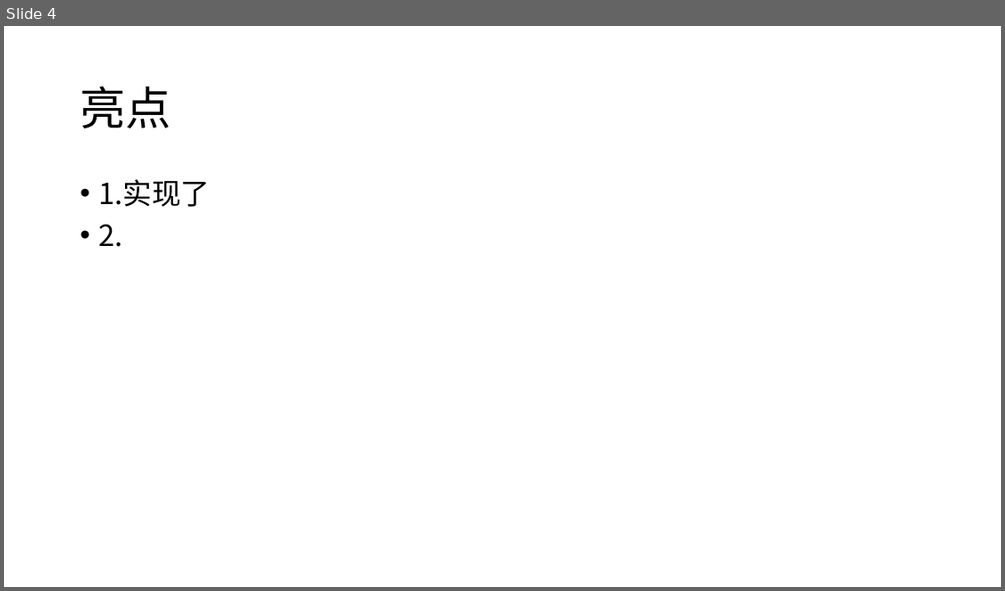
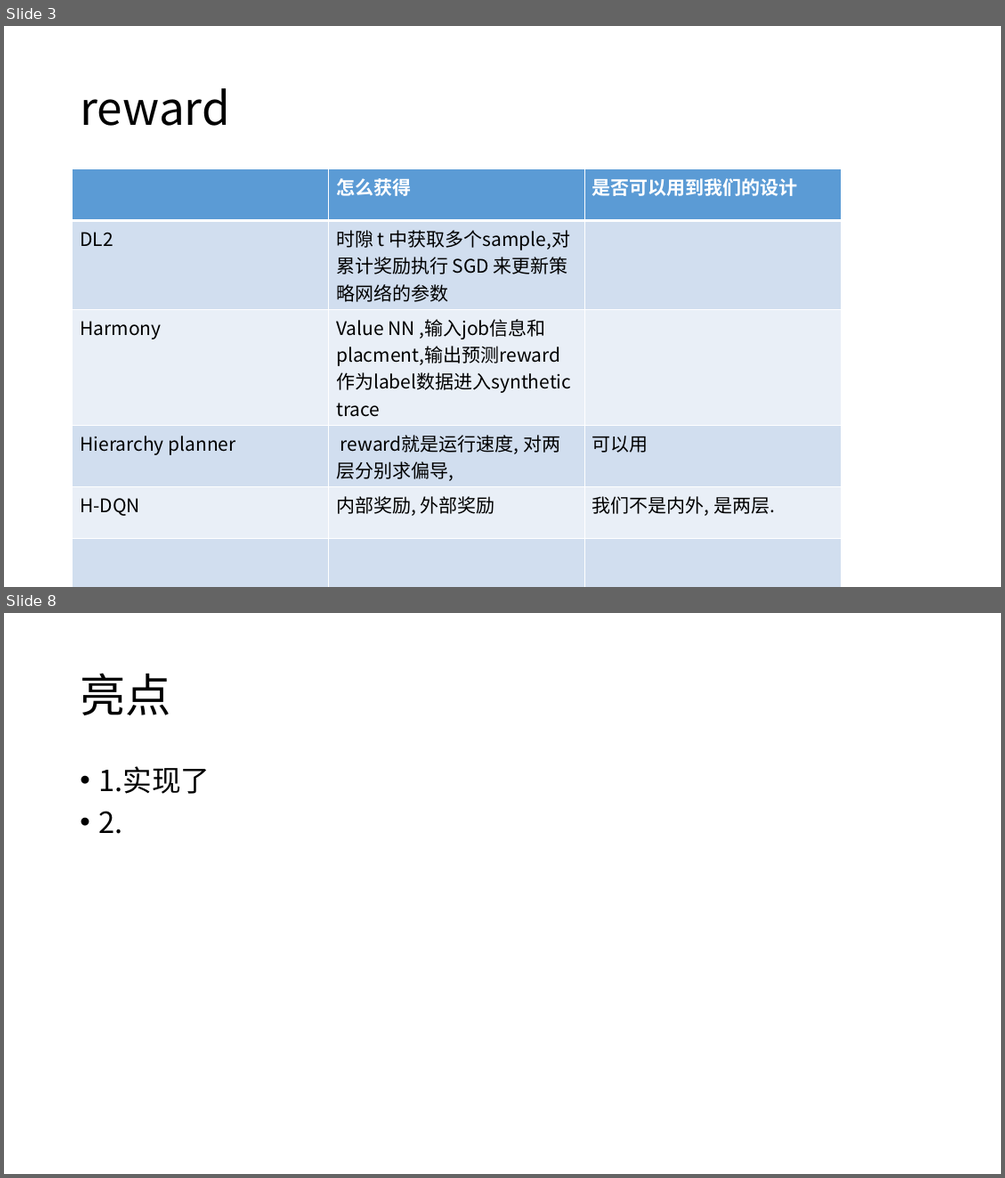
Before and after one commit to LukeLIN-web/distrubuted-ML-system, a slide deck: week report/8.4展示.pptx. Shown one above the other, each under a label of ours: slide 4 before the commit, slides 3 and 8 after it; the slides between them are not shown. The pictures are 1005x591 and 1005x1178 pixels, drawn with LibreOffice and Linux fonts; fonts in the diff are those of the drawing. Boxes give left, top, right and bottom in pixels: in the first picture for what was removed or moved away, otherwise in the second. Text is boxed around its words. In the diff, an @@ line names an element or a change of style, - is before the commit and + after.

Commit message:
I am working about reward

```diff
--- a/week report/8.4展示.pptx
+++ b/week report/8.4展示.pptx
@@ slide 3 added at [4,26,1001,587], background #FFFFFF @@
@@ title added at [80,88,230,126], 44 pt, text #000000 @@
+reward
@@ table added at [73,169,842,548], 6 rows, 3 columns @@
+ | 怎么获得 | 是否可以用到我们的设计
+DL2 | 时隙 t 中获取多个sample,对累计奖励执行 SGD 来更新策略网络的参数 | 
+Harmony | Value NN ,输入job信息和placment,输出预测reward 作为label数据进入synthetic trace | 
+Hierarchy planner | reward就是运行速度, 对两层分别求偏导, | 可以用
+H-DQN | 内部奖励, 外部奖励 | 我们不是内外, 是两层.
+ |  | 
@@ what was slide 4 is now slide 8 @@
```
Also in this commit, not shown: 3 slides changed, 3 other slides added, 9 other files.
